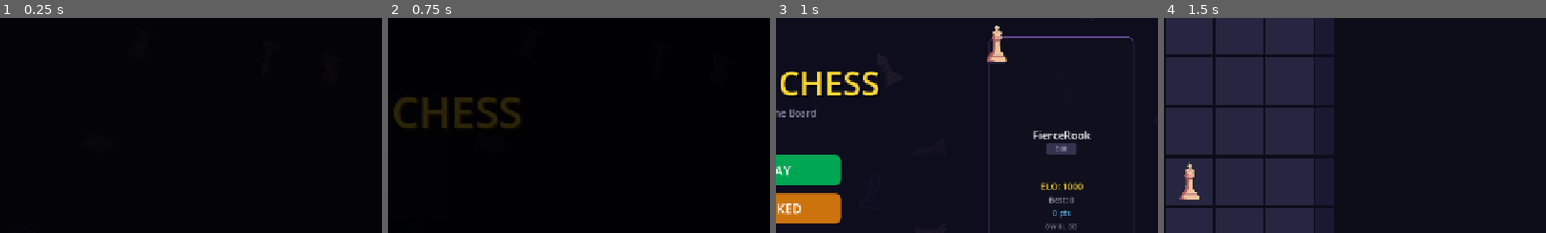
Above: before the commit, frames 1-4 (left to right).
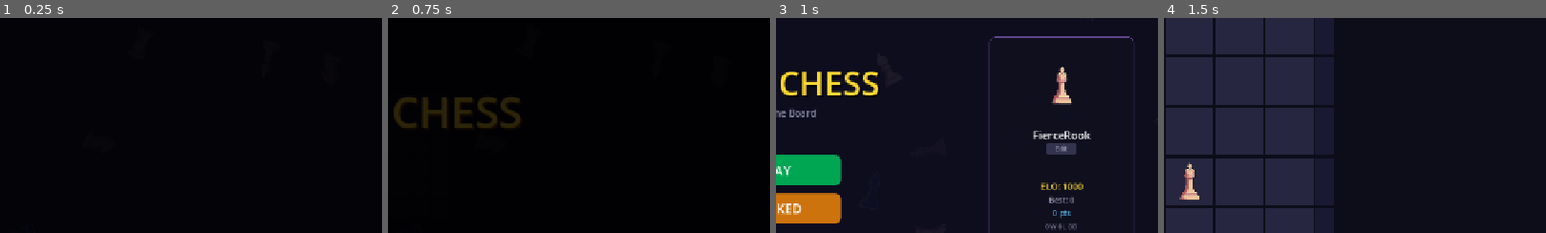
Above: after the commit, the same moments.

Repository: christophrrrrr/LaserChess
Game: Godot game, scene res://scenes/intro.tscn
Two runs of this game, one before a commit and one after it. Both use one fixed random seed, a clock stepped at 60 frames per second and the inputs below.
Inputs (mouse positions are % of the whole screen's width and height, from its top left):
- Up to frame 1 (0.25 s): no input
- Up to frame 2 (0.75 s): tap Enter at 0.5 s; move the mouse to (72, 45) at 0.52 s; hold D (move_right) from 0.53 s (still down); tap E at 0.6 s; click (72, 45) at 0.67 s
- Up to frame 3 (1 s): keep holding D (move_right)
- Up to frame 4 (1.5 s): release D (move_right) at 1.25 s; click "PLAY" at 1.25 s
The pictures show only the part of the screen within x 50-100%, y 18-68%; the shares and areas given below are measured in that part.

Frames 1-2 are identical in both runs. In frame 3, 0.9% of the frame differs, in the area x 55-78%, y 3-41%; in frame 4, nothing differs.

Commit message:
ranked elo works now. game is done?

Diff:
--- a/scripts/main_menu.gd
+++ b/scripts/main_menu.gd
@@ -286,11 +286,18 @@
 	preview_container.custom_minimum_size = Vector2(0, 140)
 	prof_vbox.add_child(preview_container)
 
+	# Container for the Node2D player
+	var player_holder = Control.new()
+	player_holder.custom_minimum_size = Vector2(80, 80)
+	preview_container.add_child(player_holder)
+
 	# Use actual Player scene for identical hat positioning as in-game
 	var player_scene = load("res://scenes/player.tscn")
 	player_preview_instance = player_scene.instantiate()
 	player_preview_instance.setup_for_menu_preview(80.0)  # 80px tile size for menu
-	preview_container.add_child(player_preview_instance)
+	# Center the Node2D in the holder (Node2D origin is at center of sprite)
+	player_preview_instance.position = Vector2(40, 40)
+	player_holder.add_child(player_preview_instance)
 
 	# Player name
 	profile_name_label = Label.new()
--- a/scripts/network_manager.gd
+++ b/scripts/network_manager.gd
@@ -134,6 +134,8 @@
 		"opponent_score":
 			opponent_score_updated.emit(data.get("best_score", 0))
 		"match_result":
+			print("[DEBUG ELO] Received match_result from server: ", data)
+			print("[DEBUG ELO] elo_change in data: ", data.get("elo_change", "NOT_FOUND"))
 			match_result_received.emit(
 				data.get("result", "draw"),
 				data.get("my_score", 0),
--- a/scripts/player_data.gd
+++ b/scripts/player_data.gd
@@ -266,7 +266,17 @@
 
 func apply_match_result(result: String, my_score: int, opp_score: int,
 		opp_name: String, opp_elo: int, elo_change: int) -> void:
-	elo += elo_change
+	# If server didn't calculate ELO (elo_change=0), calculate client-side
+	var actual_elo_change := elo_change
+	if elo_change == 0 and result != "draw":
+		actual_elo_change = calculate_elo_change(elo, opp_elo, result)
+		print("[DEBUG ELO] Server returned 0, calculated client-side: ", actual_elo_change)
+	elif elo_change == 0 and result == "draw":
+		# For draws, still calculate a small change based on ELO difference
+		actual_elo_change = calculate_elo_change(elo, opp_elo, result)
+		print("[DEBUG ELO] Draw - calculated client-side: ", actual_elo_change)
+
+	elo += actual_elo_change
 	elo = max(100, elo)
 	total_games += 1
 
@@ -284,7 +294,7 @@
 		"my_score": my_score,
 		"opp_score": opp_score,
 		"result": result,
-		"elo_change": elo_change,
+		"elo_change": actual_elo_change,
 		"timestamp": int(Time.get_unix_time_from_system())
 	})
 	if matches.size() > 20:
@@ -293,6 +303,28 @@
 	_save_local()
 	if firebase_url != "":
 		save_to_firebase()
+
+## Calculate ELO change using standard chess formula (like chess.com)
+## K-factor = 32 (standard for online play)
+func calculate_elo_change(my_elo: int, opponent_elo: int, result: String) -> int:
+	const K_FACTOR := 32.0
+
+	# Expected score formula: E = 1 / (1 + 10^((opponent_elo - my_elo) / 400))
+	var expected := 1.0 / (1.0 + pow(10.0, float(opponent_elo - my_elo) / 400.0))
+
+	# Actual score: 1 for win, 0.5 for draw, 0 for loss
+	var actual := 0.5
+	match result:
+		"win":
+			actual = 1.0
+		"lose":
+			actual = 0.0
+		"draw":
+			actual = 0.5
+
+	# ELO change = K * (actual - expected)
+	var change := K_FACTOR * (actual - expected)
+	return int(round(change))
 
 func get_win_rate() -> float:
 	if total_games == 0:
--- a/scripts/ranked_match.gd
+++ b/scripts/ranked_match.gd
@@ -119,20 +119,35 @@
 
 func _on_match_result(result: String, my_score: int, opp_score: int,
 		elo_change: int, opp_name: String, opp_elo_val: int, opp_pid: String) -> void:
-	last_elo_change = elo_change
+	print("[DEBUG ELO] _on_match_result called!")
+	print("[DEBUG ELO] result=", result, " my_score=", my_score, " opp_score=", opp_score)
+	print("[DEBUG ELO] elo_change from server=", elo_change, " PlayerData.elo BEFORE=", PlayerData.elo)
+
+	# Calculate ELO client-side if server returned 0
+	if elo_change == 0:
+		last_elo_change = PlayerData.calculate_elo_change(PlayerData.elo, opp_elo_val, result)
+		print("[DEBUG ELO] Calculated client-side ELO: ", last_elo_change)
+	else:
+		last_elo_change = elo_change
+
 	opponent_name = opp_name
 	opponent_elo = opp_elo_val
 	opponent_player_id = opp_pid
 	my_best_score = my_score
 	opponent_best_score = opp_score
 	PlayerData.apply_match_result(result, my_score, opp_score, opp_name, opp_elo_val, elo_change)
+	print("[DEBUG ELO] PlayerData.elo AFTER=", PlayerData.elo, " last_elo_change=", last_elo_change)
 	# Show results now that we have the actual ELO change from server
 	_show_results()
 
 func _on_opponent_disconnected(elo_change: int, my_score: int, opp_score: int,
 		opp_name: String, opp_elo_val: int, opp_pid: String) -> void:
 	if current_state == State.PLAYING or current_state == State.COUNTDOWN:
-		last_elo_change = elo_change
+		# Calculate ELO client-side if server returned 0
+		if elo_change == 0:
+			last_elo_change = PlayerData.calculate_elo_change(PlayerData.elo, opp_elo_val, "win")
+		else:
+			last_elo_change = elo_change
 		opponent_name = opp_name
 		opponent_elo = opp_elo_val
 		PlayerData.apply_match_result("win", my_score, opp_score, opp_name, opp_elo_val, elo_change)
